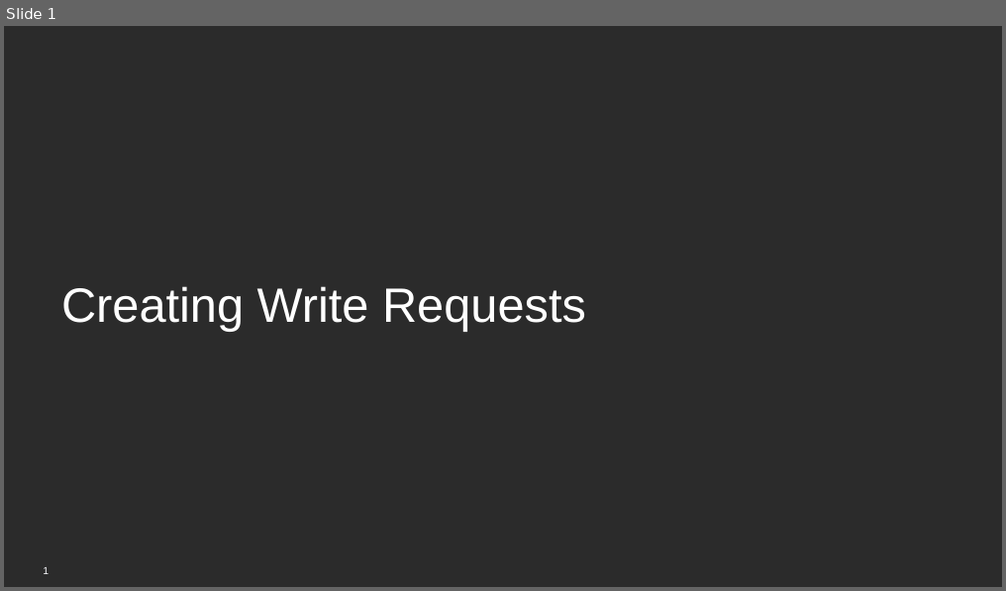
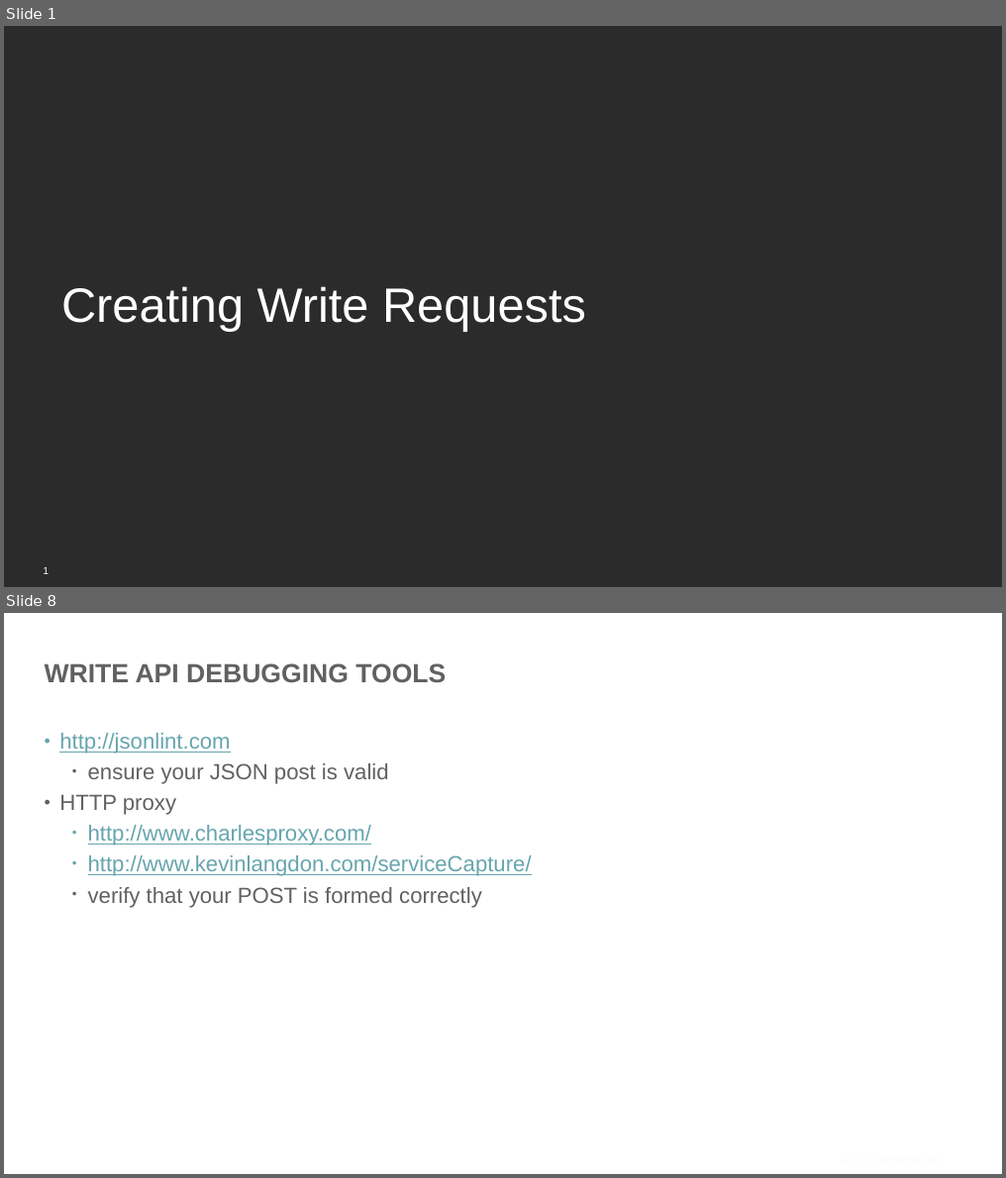
Before and after one commit to BrightcoveLearning/VideoCloudMediaAPI, a slide deck: VideoSessionsMaterials/creating-write-requests.pptx. Shown one above the other, each under a label of ours: slide 1 before the commit, slides 1 and 8 after it; the slides between them are not shown. The pictures are 1006x591 and 1006x1178 pixels, drawn with LibreOffice and Linux fonts; fonts in the diff are those of the drawing; background and template pictures are left out; a plain dark background stands for a picture behind light text. Boxes give left, top, right and bottom in pixels: in the first picture for what was removed or moved away, otherwise in the second. Text is boxed around its words. In the diff, an @@ line names an element or a change of style, - is before the commit and + after.

```diff
--- a/VideoSessionsMaterials/creating-write-requests.pptx
+++ b/VideoSessionsMaterials/creating-write-requests.pptx
@@ slide 8 added at [4, 613, 1002, 1174], background picture (left out) @@
@@ title added at [45, 663, 446, 683], 36 pt, text #606163, bold @@
+WRITE API DEBUGGING TOOLS
@@ text added at [59, 733, 532, 908], 30 pt, text #67A5AE, underline @@
+• http://jsonlint.com
+  • ensure your JSON post is valid
+• HTTP proxy
+  • http://www.charlesproxy.com/
+  • http://www.kevinlangdon.com/serviceCapture/
+  • verify that your POST is formed correctly
@@ text added at [835, 1152, 949, 1169], 14 pt, text #FBFCFF @@
+© 2013 Brightcove Inc.
```
Also in this commit, not shown: 6 other slides added, 16 other files.
